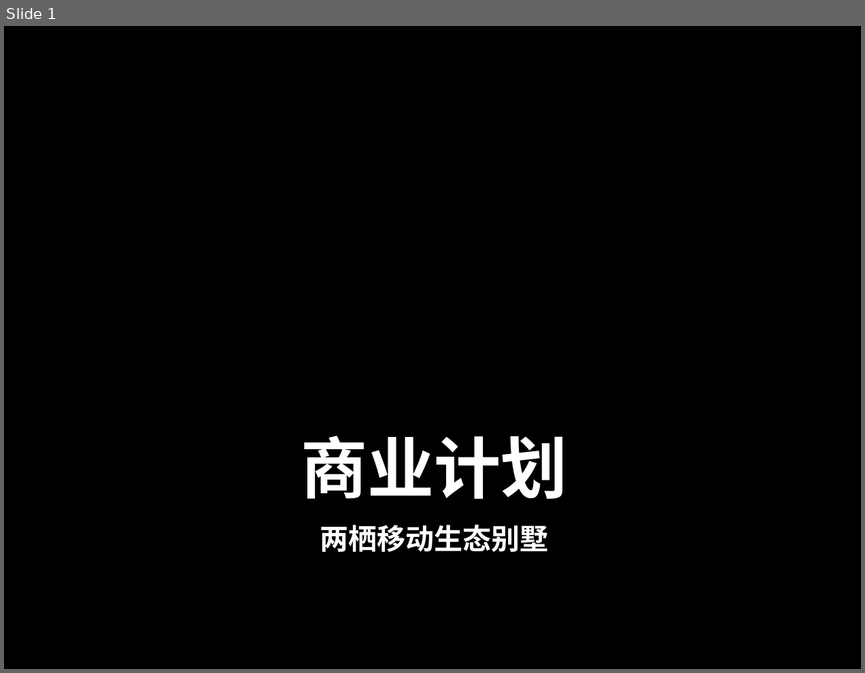
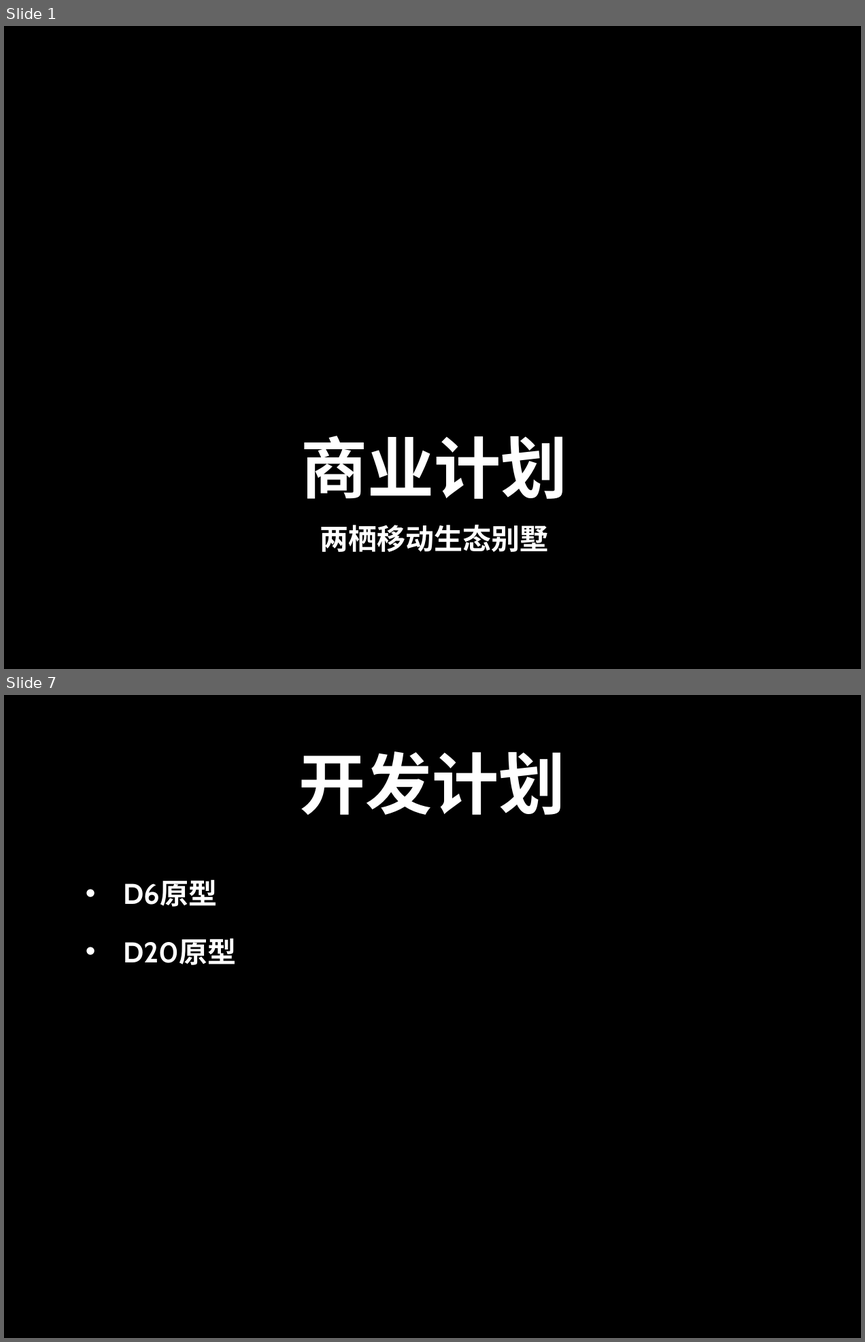
Before and after one commit to mxx/zbasu-la-eden, a slide deck: bp.pptx. Shown one above the other, each under a label of ours: slide 1 before the commit, slides 1 and 7 after it; the slides between them are not shown. The pictures are 865x673 and 865x1342 pixels, drawn with LibreOffice and Linux fonts; fonts in the diff are those of the drawing; background and template pictures are left out. Boxes give left, top, right and bottom in pixels: in the first picture for what was removed or moved away, otherwise in the second. Text is boxed around its words. In the diff, an @@ line names an element or a change of style, - is before the commit and + after.

```diff
--- a/bp.pptx
+++ b/bp.pptx
@@ slide 7 added at (4,695,861,1338), background picture (left out) @@
@@ title added at (299,751,566,815), 56 pt, text #FFFFFF, bold @@
+开发计划
@@ text added at (124,880,237,965), 24 pt, text #FFFFFF, bold @@
+• D6原型
+• D20原型
```
Also in this commit, not shown: 6 other slides added, 1 slide removed.
